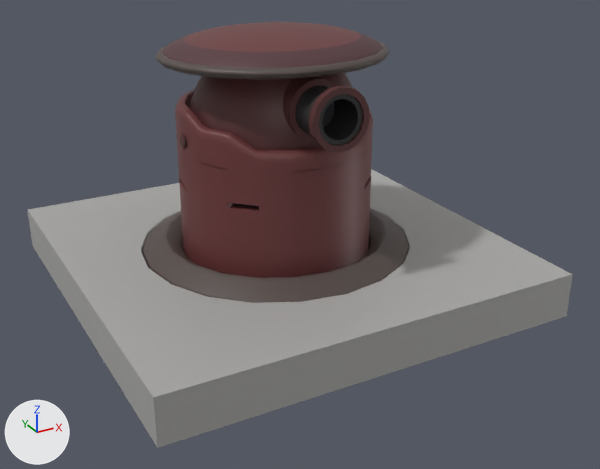
Renders of the FBX model Prototype3/Assets/Set piece/Turret/Turret.fbx from each side of a commit.
Before and after are seen from a 50 mm lens placed at (-0.0989, -0.1938, 0.078), pointed at (0.002, -0.0104, -0.0137). Every picture has the same lights, and +X, +Y and +Z are marked at lower left. Where no turn or scale is listed for an object, it has been applied to the vertices.
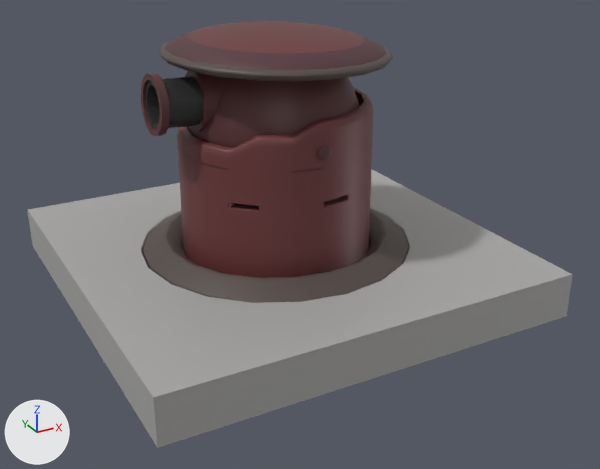
Pixel boxes [x1, y1, x2, y2] of what changed, in the pictures (600 x 469 px):
'polySurface8', turned: before [175, 87, 373, 278]; after [177, 87, 373, 278]
'polySurface4', turned: before [155, 22, 390, 150]; after [158, 21, 393, 148]
'polySurface7', moved, turned: before [295, 85, 370, 152]; after [141, 73, 203, 136]

What the commit changed:
Object 'polySurface8' (ob_polysurface8) turns from (90, 0, 94) to (90, 0, 4.2) degrees about x, y and z.
Object 'polySurface7' (ob_polysurface7) moves from (0.0019, -0.0276, 0.0237) to (-0.0275, -0.002, 0.0237).
Object 'polySurface7' (ob_polysurface7) turns from (90, 0, 94) to (90, 0, 4.2) degrees about x, y and z.
Object 'polySurface4' (ob_polysurface4) turns from (90, 0, 94) to (90, 0, 4.2) degrees about x, y and z.
